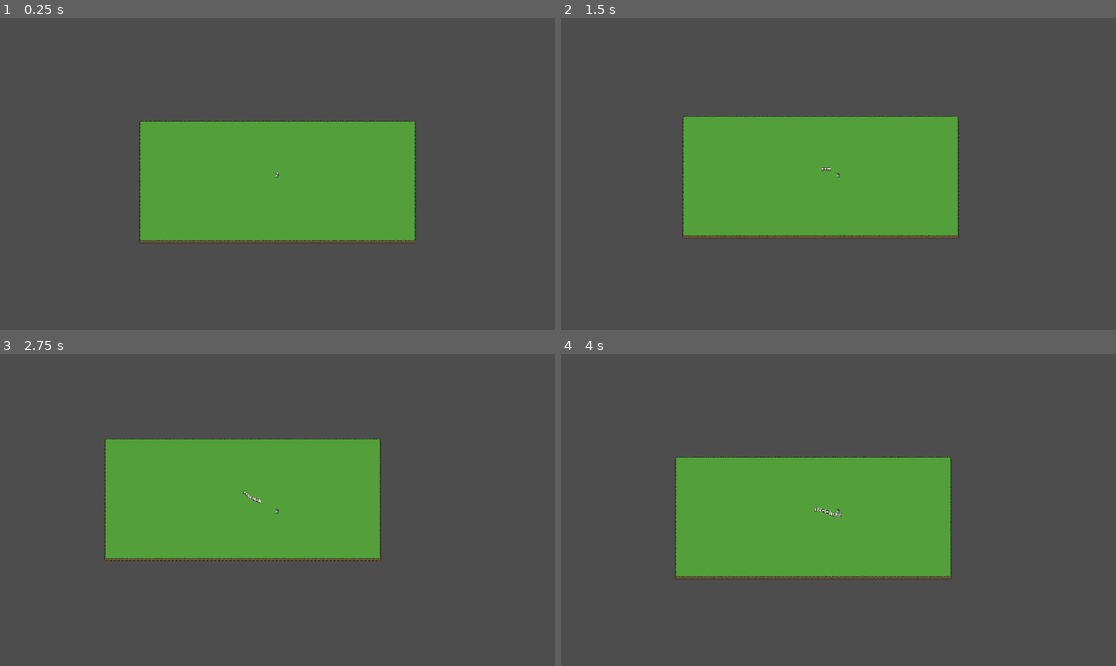
Above: before the commit, frames 1-4 (two rows, left to right).
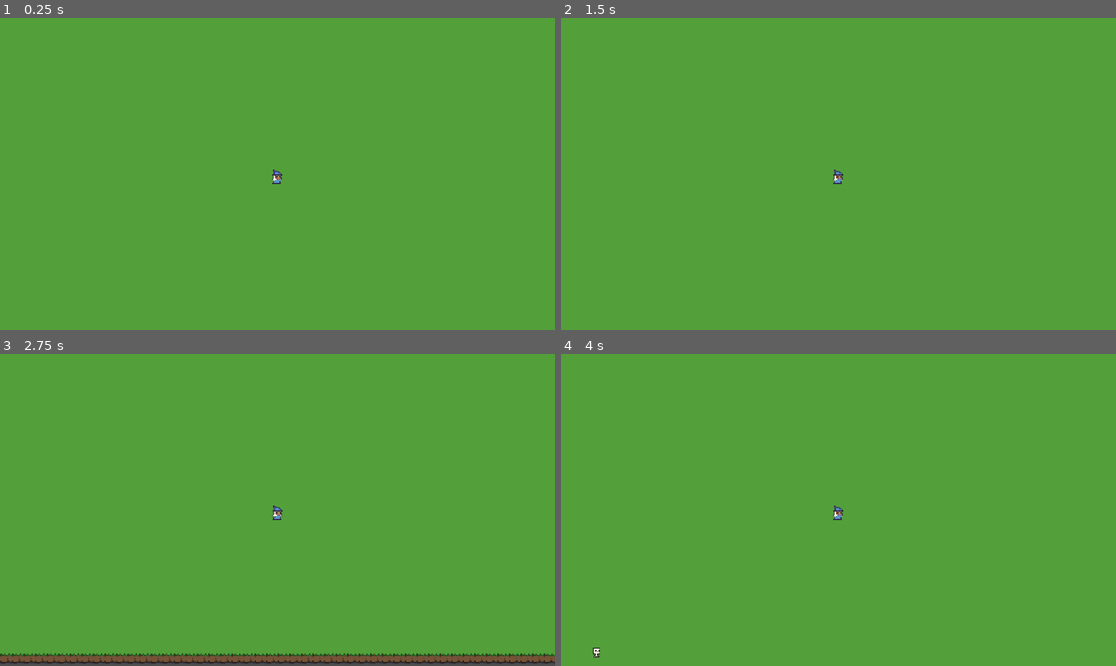
Above: after the commit, the same moments.

Repository: NathanKoehler/TBN-Bullet-Heaven
Game: Godot game, scene res://bullethaven.tscn
The game is run twice, just before and just after one commit, with the same random seed, the same clock (stepped at 60 frames per second) and the same inputs.
Inputs:
- Up to frame 1 (0.25 s): no input
- Up to frame 2 (1.5 s): tap Enter at 0.5 s; hold D 0.53-1.28 s; hold S from 1.28 s (still down)
- Up to frame 3 (2.75 s): release S at 2.03 s; hold D from 2.03 s (still down)
- Up to frame 4 (4 s): release D at 2.78 s; hold W 2.78-3.53 s; hold A from 3.53 s (still down)

The runs differ from the first frame. In frame 1, 81% of the frame differs, in the area x 0-100%, y 0-100%; in frame 2, 81%; in frame 3, 80%; in frame 4, 81%.

Commit message:
Fixed spawning and made map bigger

Diff:
--- a/arena.gd
+++ b/arena.gd
@@ -1,12 +1,20 @@
 extends Node2D
 
 var rng = RandomNumberGenerator.new()
+var camera2d
+var instance
 var skeletons = preload("res://enemies/enemy.tscn")
+const x = 400
+const y = 400
+
 #var spawn_position = get_node("Player").position + Vector2(100, 0).rotated(rng.randf_range(0, 2*PI))
 
 # Called when the node enters the scene tree for the first time.
 func _ready():
+	rng.randomize()
+	camera2d = get_node("Player/Camera2d")
 	print(get_node("Player").position)
+	print(get_node("Player").get_child(1))
 
 
 # Called every frame. 'delta' is the elapsed time since the previous frame.
@@ -14,6 +22,22 @@
 	pass
 
 
+
 func _on_enemy_spawn_timer_timeout():
-	var instance = skeletons.instantiate()
+	instance = skeletons.instantiate()
 	add_child(instance)
+	var center = camera2d.get_target_position()
+	instance.position = center
+	var direction = rng.randi_range(0,3)
+	if direction == 0: # up
+		instance.position.x += rng.randf_range(-x, x)
+		instance.position.y -= y
+	elif direction == 1: # down
+		instance.position.x += rng.randf_range(-x, x)
+		instance.position.y += y
+	elif direction == 2: # left
+		instance.position.x -= x
+		instance.position.y += rng.randf_range(-y, y)
+	elif direction == 3: # right
+		instance.position.x += x
+		instance.position.y += rng.randf_range(-y, y)
--- a/bullethaven.tscn
+++ b/bullethaven.tscn
@@ -70,6 +70,7 @@
 
 [node name="Arena" type="Node2D"]
 script = ExtResource("1_fd1pv")
+metadata/_edit_horizontal_guides_ = []
 
 [node name="TileMap" type="TileMap" parent="."]
 tile_set = SubResource("TileSet_iltmy")
@@ -80,12 +81,13 @@
 
 [node name="Camera2d" type="Camera2D" parent="Player"]
 current = true
-zoom = Vector2(0.5, 0.5)
+zoom = Vector2(1.5, 1.5)
 
 [node name="enemy" parent="." instance=ExtResource("5_jgsrr")]
+visible = false
 
 [node name="Enemy Spawn Timer" type="Timer" parent="."]
-wait_time = 0.25
+wait_time = 1.5
 autostart = true
 
 [connection signal="timeout" from="Enemy Spawn Timer" to="." method="_on_enemy_spawn_timer_timeout"]
--- a/enemies/enemy.gd
+++ b/enemies/enemy.gd
@@ -5,19 +5,9 @@
 var spawn_position
 
 func _ready():
-	rng.randomize()
-	if(spawn_position == null):
-		print("hello")
-	else:
-		print(spawn_position)
+	pass
 
 
 func _physics_process(delta):
 	var player = get_parent().get_node("Player")
 	position += (player.position - position).normalized() * 0.7
-
-
-
-func randomizeSpawn():
-	print(spawn_position)
-	position = spawn_position
--- /dev/null
+++ b/magic_bullet.tscn
@@ -0,0 +1,9 @@
+[gd_scene format=3 uid="uid://qhxcb3r5q55r"]
+
+[node name="Magic Bullet" type="Node2D"]
+
+[node name="Sprite2d" type="Sprite2D" parent="."]
+
+[node name="Area2d" type="Area2D" parent="."]
+
+[node name="CollisionShape2d" type="CollisionShape2D" parent="Area2d"]
